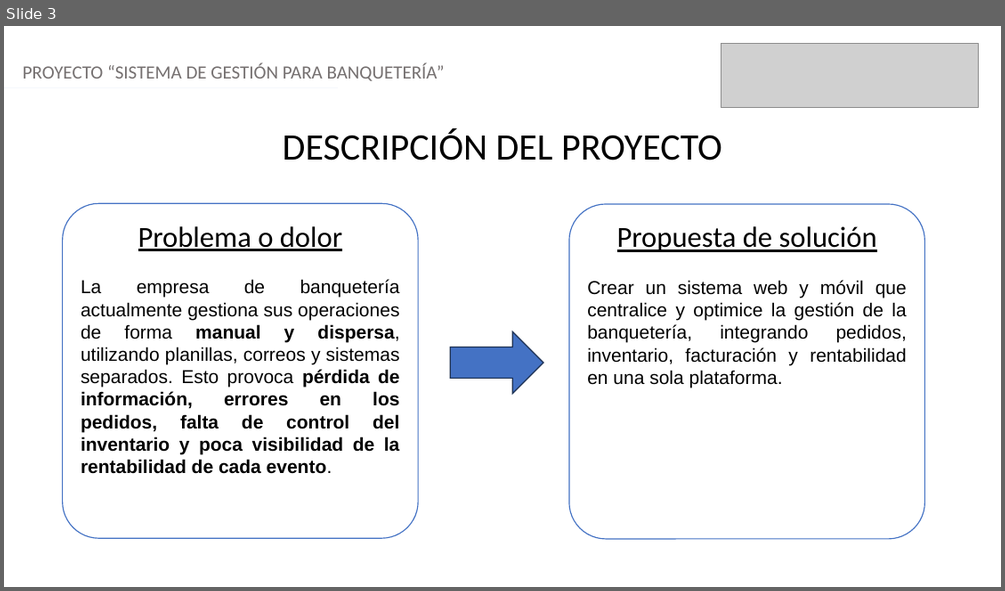
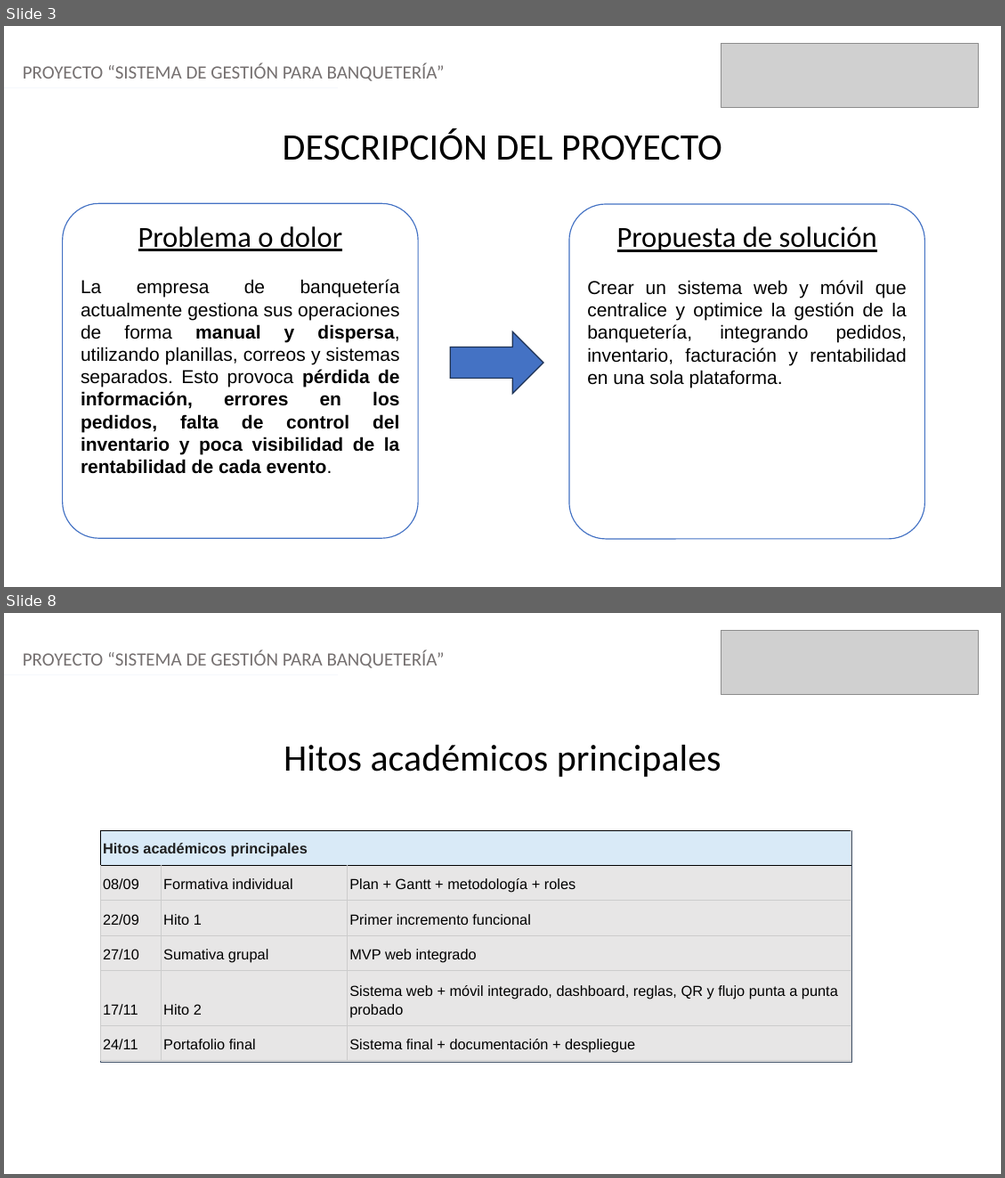
Before and after one commit to madeteph2/CAPSTONE, a slide deck: Fase 1/Evidencias Grupales/Presentación Proyecto.pptx. Shown one above the other, each under a label of ours: slide 3 before the commit, slides 3 and 8 after it; the slides between them are not shown. The pictures are 1005x591 and 1005x1178 pixels, drawn with LibreOffice and Linux fonts; fonts in the diff are those of the drawing; grey boxes stand for pictures; background and template pictures are left out. Boxes give left, top, right and bottom in pixels: in the first picture for what was removed or moved away, otherwise in the second. Text is boxed around its words. In the diff, an @@ line names an element or a change of style, - is before the commit and + after.

```diff
--- a/Fase 1/Evidencias Grupales/Presentación Proyecto.pptx
+++ b/Fase 1/Evidencias Grupales/Presentación Proyecto.pptx
@@ slide 8 added at [4,613,1001,1174], background picture (left out) @@
@@ picture added at [721,630,979,695] @@
@@ text added at [23,649,445,668], 18 pt, text #757070 @@
+PROYECTO “SISTEMA DE GESTIÓN PARA BANQUETERÍA”
@@ line added from (4, 675) to (339, 675), #F5F7FC 1.25 pt @@
@@ text added at [283,745,721,777], 36 pt, text #000000 @@
+Hitos académicos principales
@@ table added at [100,831,851,1076], 6 rows, 3 columns @@
+Hitos académicos principales |  | 
+08/09 | Formativa individual | Plan + Gantt + metodología + roles
+22/09 | Hito 1 | Primer incremento funcional
+27/10 | Sumativa grupal | MVP web integrado
+17/11 | Hito 2 | Sistema web + móvil integrado, dashboard, reglas, QR y flujo punta a punta probado
+24/11 | Portafolio final | Sistema final + documentación + despliegue
@@ rectangle added at [101,831,852,1062], fill #E7E6E6, outline #44546A 0.75 pt @@
```
Also in this commit, not shown: 5 slides changed, 1 slide removed, 8 other files.
